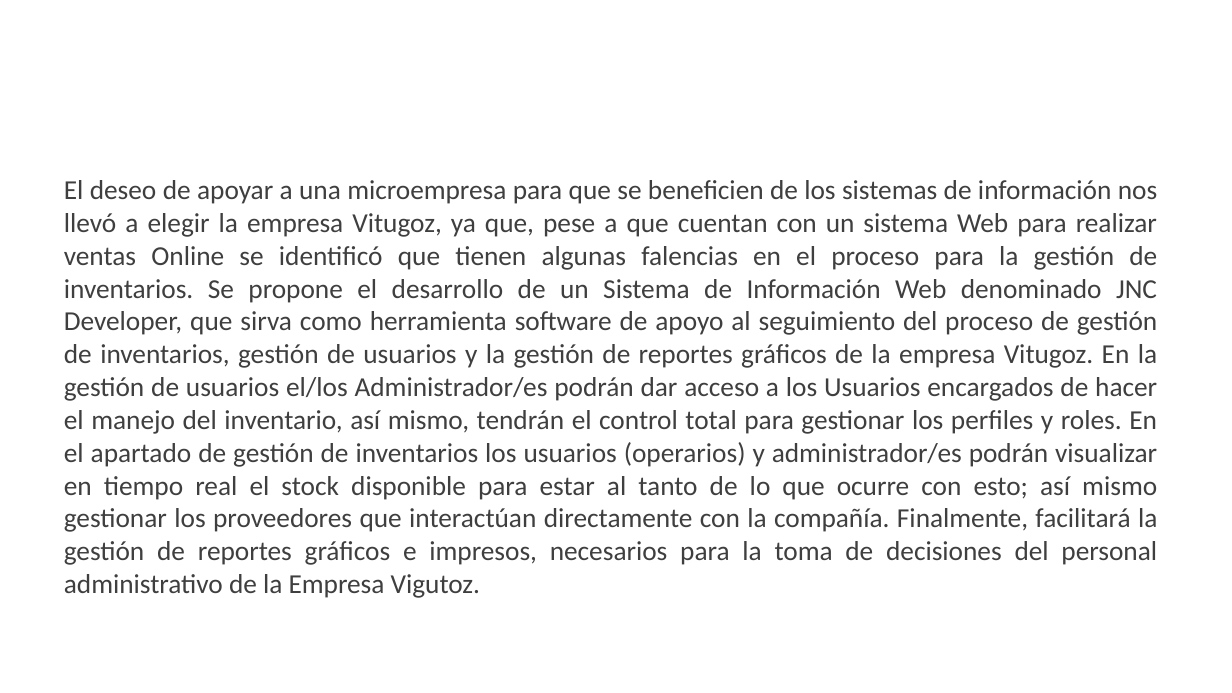
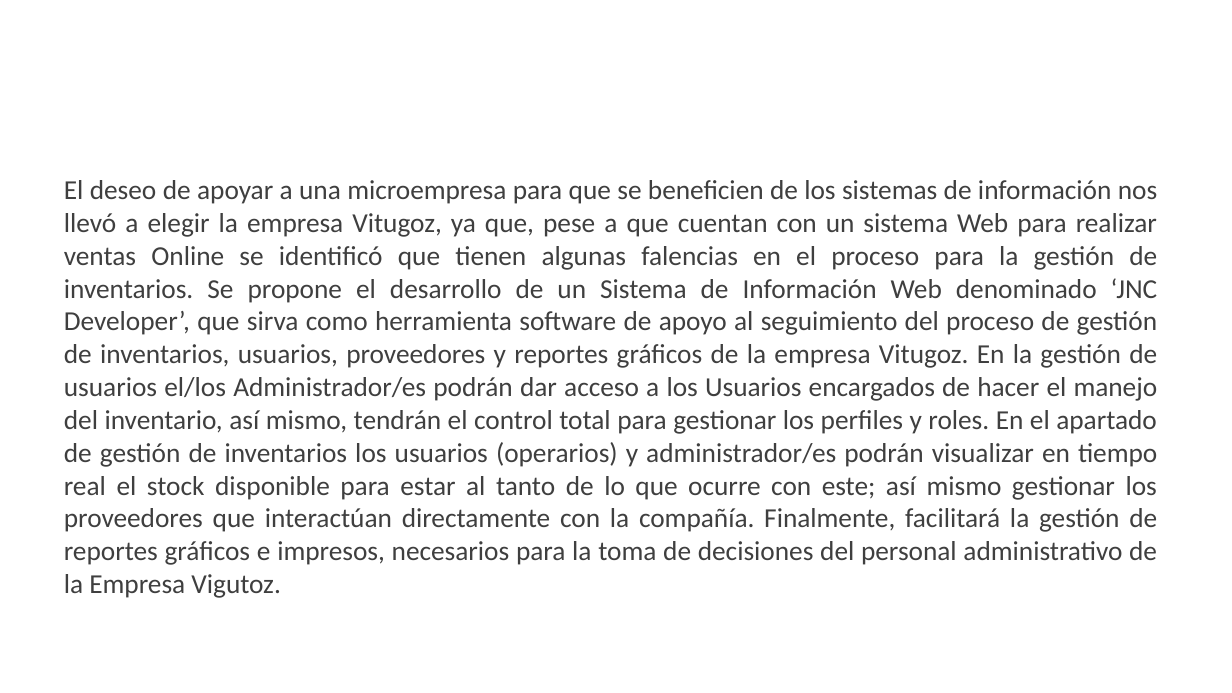
Before and after one commit to NicolasReatiga/Gestor-e, a slide deck: slide 9 of proy_formativo/documentacion/1er_Trim/1 - Plantilla de Presentación de la Sustentacion.pptx. Drawn at 1232x693 pixels with LibreOffice and Linux fonts; fonts in the diff are those of the drawing; background and template pictures are left out. Boxes give left, top, right and bottom in pixels: in the first picture for what was removed or moved away, otherwise in the second. Text is boxed around its words. In the diff, an @@ line names an element or a change of style, - is before the commit and + after.

```diff
--- a/proy_formativo/documentacion/1er_Trim/1 - Plantilla de Presentación de la Sustentacion.pptx
+++ b/proy_formativo/documentacion/1er_Trim/1 - Plantilla de Presentación de la Sustentacion.pptx
@@ text at (64, 180, 1158, 598): text changed @@
-El deseo de apoyar a una microempresa para que se beneficien de los sistemas de información nos llevó a elegir la empresa Vitugoz, ya que, pese a que cuentan con un sistema Web para realizar ventas Online se identificó que tienen algunas falencias en el proceso para la gestión de inventarios. Se propone el desarrollo de un Sistema de Información Web denominado JNC Developer, que sirva como herramienta software de apoyo al seguimiento del proceso de gestión de inventarios, gestión de usuarios y la gestión de reportes gráficos de la empresa Vitugoz. En la gestión de usuarios el/los Administrador/es podrán dar acceso a los Usuarios encargados de hacer el manejo del inventario, así mismo, tendrán el control total para gestionar los perfiles y roles. En el apartado de gestión de inventarios los usuarios (operarios) y administrador/es podrán visualizar en tiempo real el stock disponible para estar al tanto de lo que ocurre con esto; así mismo gestionar los proveedores que interactúan directamente con la compañía. Finalmente, facilitará la gestión de reportes gráficos e impresos, necesarios para la toma de decisiones del personal administrativo de la Empresa Vigutoz.
+El deseo de apoyar a una microempresa para que se beneficien de los sistemas de información nos llevó a elegir la empresa Vitugoz, ya que, pese a que cuentan con un sistema Web para realizar ventas Online se identificó que tienen algunas falencias en el proceso para la gestión de inventarios. Se propone el desarrollo de un Sistema de Información Web denominado ‘JNC Developer’, que sirva como herramienta software de apoyo al seguimiento del proceso de gestión de inventarios, usuarios, proveedores y reportes gráficos de la empresa Vitugoz. En la gestión de usuarios el/los Administrador/es podrán dar acceso a los Usuarios encargados de hacer el manejo del inventario, así mismo, tendrán el control total para gestionar los perfiles y roles. En el apartado de gestión de inventarios los usuarios (operarios) y administrador/es podrán visualizar en tiempo real el stock disponible para estar al tanto de lo que ocurre con este; así mismo gestionar los proveedores que interactúan directamente con la compañía. Finalmente, facilitará la gestión de reportes gráficos e impresos, necesarios para la toma de decisiones del personal administrativo de la Empresa Vigutoz.
```
Also in this commit, not shown: 4 other slides changed.
